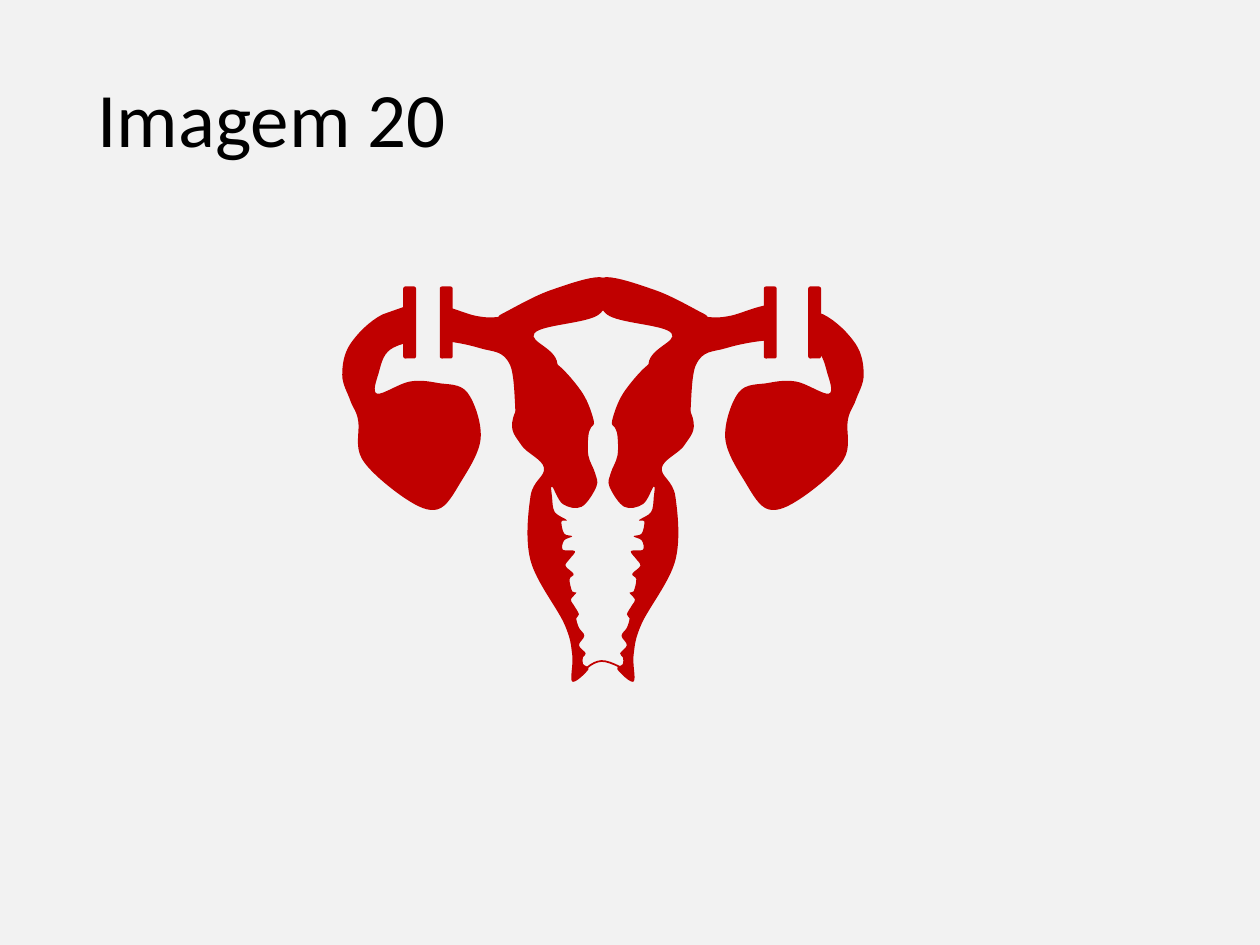
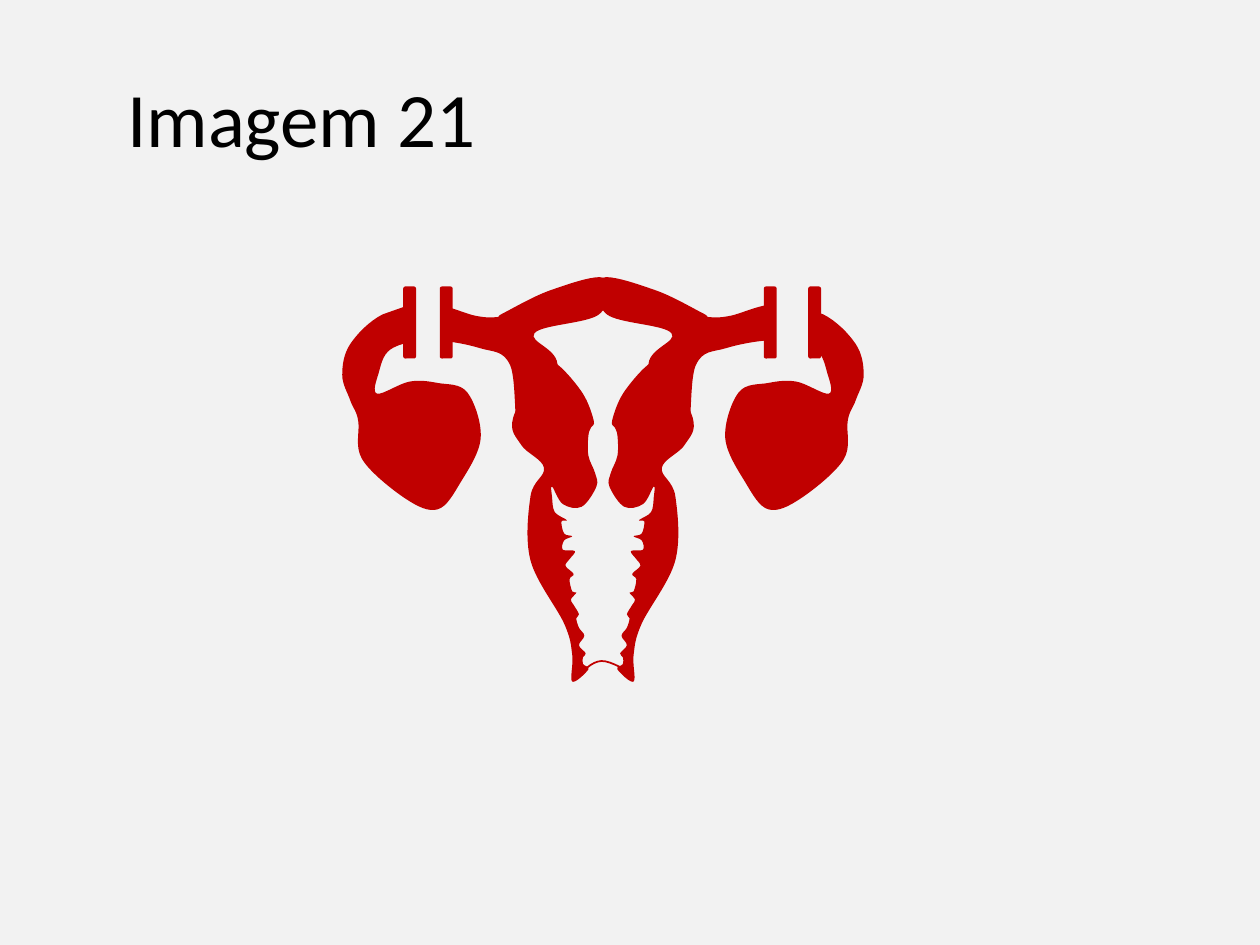
Before and after one commit to gustavogitzel/Discussex, a slide deck: slide 21 of Rascunhos/Imagens PrevContracep.pptx (slide 18 before the commit). Drawn at 1260x945 pixels with LibreOffice and Linux fonts; fonts in the diff are those of the drawing. Boxes give left, top, right and bottom in pixels: in the first picture for what was removed or moved away, otherwise in the second. Text is boxed around its words. In the diff, an @@ line names an element or a change of style, - is before the commit and + after.

```diff
--- a/Rascunhos/Imagens PrevContracep.pptx
+++ b/Rascunhos/Imagens PrevContracep.pptx
@@ title at box(127, 97, 476, 161): text changed @@
-Imagem 20
+Imagem 21
```
Also in this commit, not shown: 6 other slides changed, 4 slides added, 1 slide removed.
